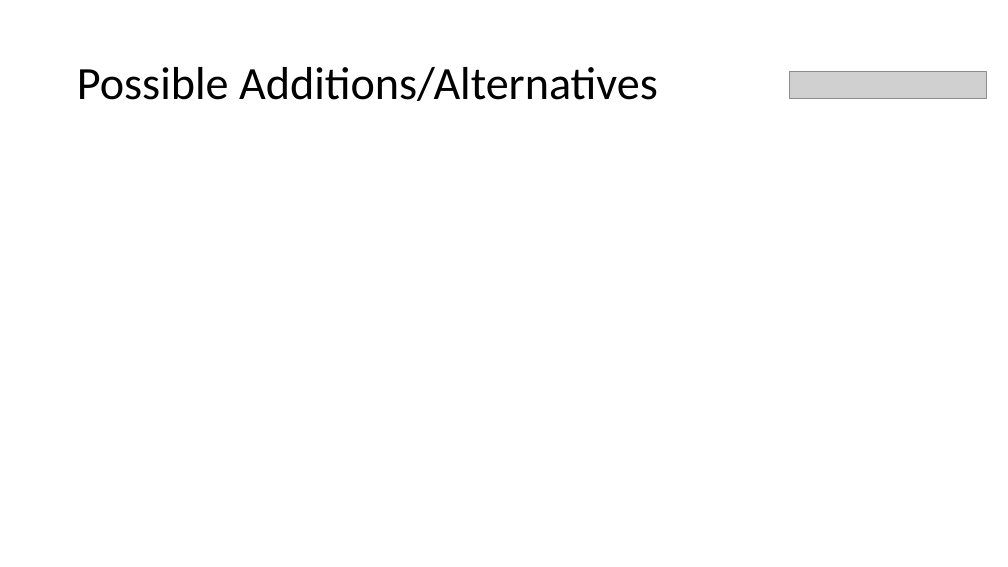
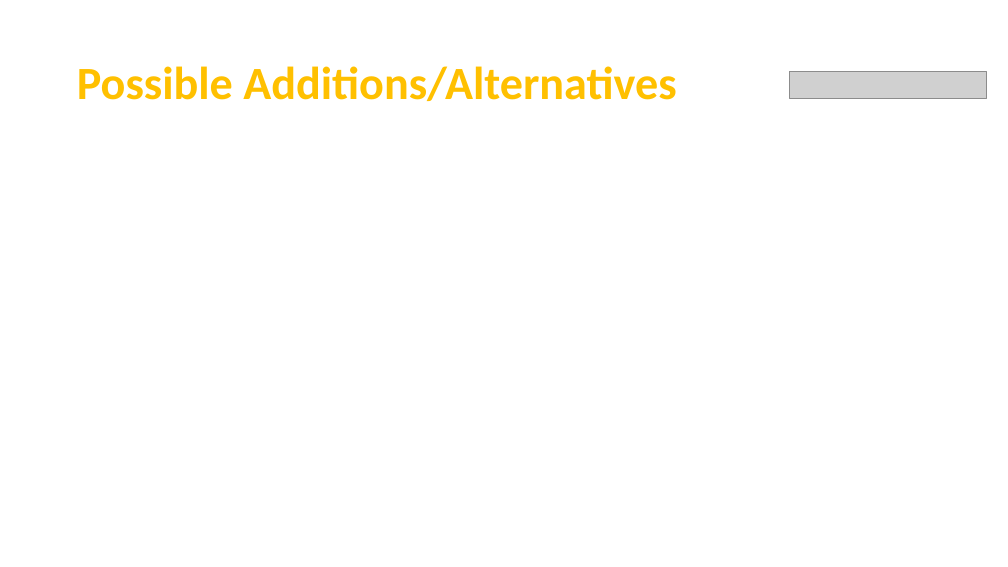
Before and after one commit to Team7-MSBA/Machine-Learning-Final-Project, a slide deck: slide 19 of FinalPresentation.pptx. Drawn at 1008x567 pixels with LibreOffice and Linux fonts; fonts in the diff are those of the drawing; grey boxes stand for pictures. Boxes give left, top, right and bottom in pixels: in the first picture for what was removed or moved away, otherwise in the second. Text is boxed around its words. In the diff, an @@ line names an element or a change of style, - is before the commit and + after.

```diff
--- a/FinalPresentation.pptx
+++ b/FinalPresentation.pptx
@@ title "Possible Additions/Alternatives" at bbox=[77, 66, 676, 101]: text colour #000000 to #FFC000, bold on @@
```
Also in this commit, not shown: 2 other slides changed, 2 slides added, 1 slide removed.
